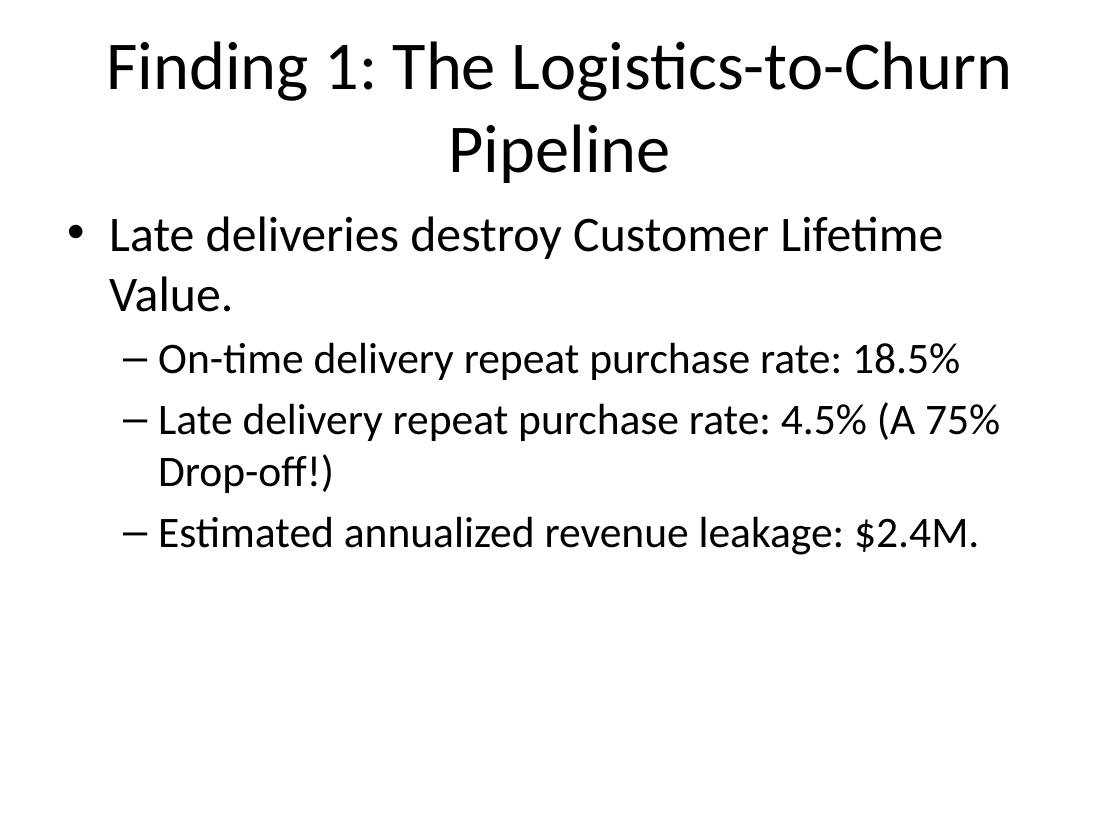
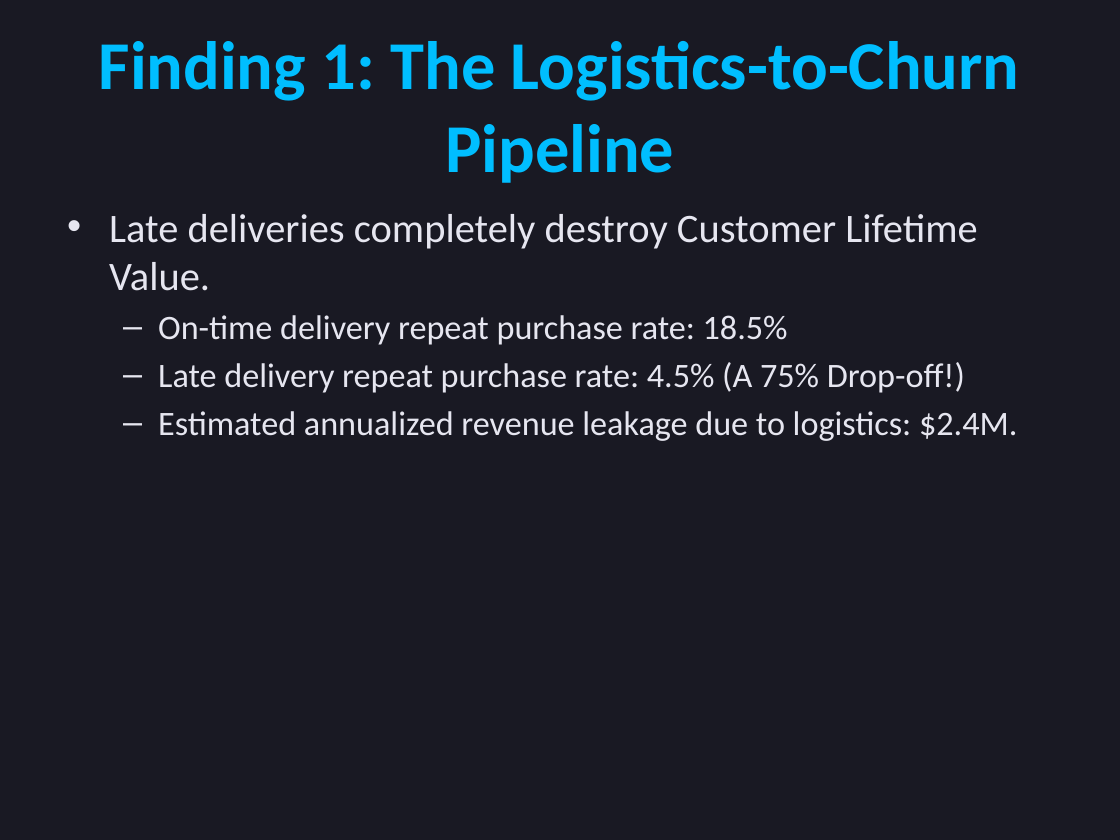
Before and after one commit to Rikis3/olist-intelligence-platform, a slide deck: slide 4 of presentation/Olist_Executive_Review.pptx. Drawn at 1120x840 pixels with LibreOffice and Linux fonts; fonts in the diff are those of the drawing. Boxes give left, top, right and bottom in pixels: in the first picture for what was removed or moved away, otherwise in the second. Text is boxed around its words. In the diff, an @@ line names an element or a change of style, - is before the commit and + after.

Commit message:
Enhance PPTX with modern dark mode styling

```diff
--- a/presentation/Olist_Executive_Review.pptx
+++ b/presentation/Olist_Executive_Review.pptx
@@ background #FFFFFF to #191923 @@
@@ title "Finding 1: The Logistics-to-Churn Pipeline" at <box>99,41,1020,183</box>: text colour #000000 to #00BEFF, bold on @@
@@ text at <box>109,214,977,291</box>: text changed; size 32 to 26 pt; text colour #000000 to #E6E6F0 @@
-• Late deliveries destroy Customer Lifetime Value.
+• Late deliveries completely destroy Customer Lifetime Value.
@@ text at <box>158,315,965,393</box>: size 28 to 22 pt, text colour #000000 to #E6E6F0 in "On-time delivery repeat purchase rate: 18.5%", "Late delivery repeat purchase rate: 4.5% (A ..."; less space between paragraphs @@
@@ text at <box>158,411,1017,441</box>: text changed; size 28 to 22 pt; text colour #000000 to #E6E6F0 @@
-  – Estimated annualized revenue leakage: $2.4M.
+  – Estimated annualized revenue leakage due to logistics: $2.4M.
```
Also in this commit, not shown: 5 other slides changed, 1 other file.
